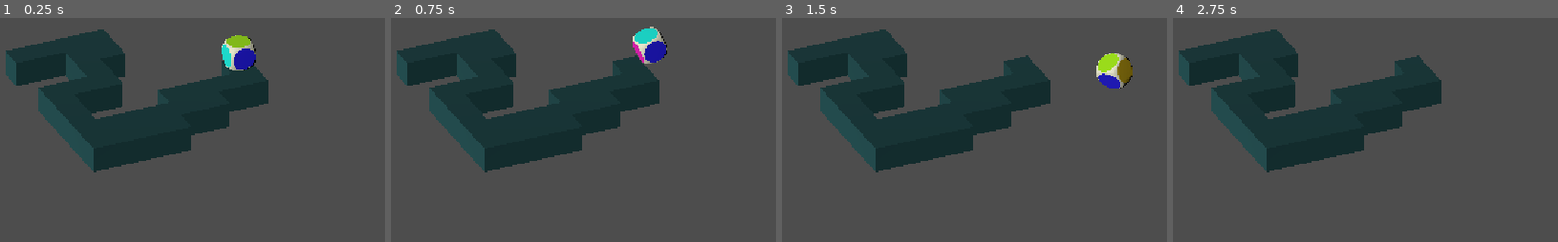
Above: before the commit, frames 1-4 (left to right).
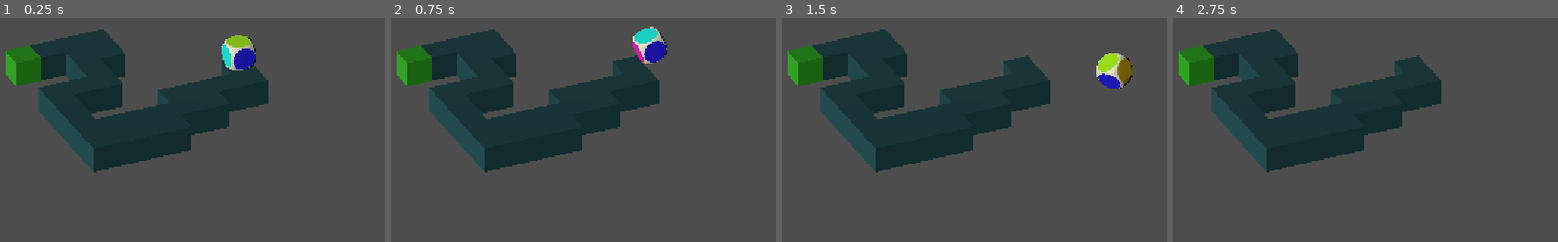
Above: after the commit, the same moments.

Repository: PierreLepercq/Throw_the_dice
Game: Godot game, scene res://Levels/level_2.tscn
The game is run twice, just before and just after one commit, with the same random seed, the same clock (stepped at 60 frames per second) and the same inputs. This scene is started directly instead of the project's main scene.
Inputs:
- Up to frame 1 (0.25 s): no input
- Up to frame 2 (0.75 s): tap Enter (ui_accept) at 0.5 s; hold Right (ui_right) from 0.53 s (still down)
- Up to frame 3 (1.5 s): tap Enter (ui_accept) at 0.77 s; release Right (ui_right) at 1.28 s; hold Down (ui_down) from 1.28 s (still down)
- Up to frame 4 (2.75 s): tap Enter (ui_accept) at 1.52 s; release Down (ui_down) at 2.03 s; hold Right (ui_right) from 2.03 s (still down)

The runs differ from the first frame. In frame 1, 1.4% of the frame differs, in the area x 1-11%, y 12-31%; in frame 2, 1.4%; in frame 3, 1.4%; in frame 4, 1.4%.

Commit message:
ajout tuile de fin lvl2

Diff:
--- a/Levels/level_2.tscn
+++ b/Levels/level_2.tscn
@@ -54,7 +54,7 @@
 mesh_library = ExtResource("5_rp5ft")
 cell_size = Vector3(1, 1, 1)
 data = {
-"cells": PackedInt32Array(0, 0, 3, 65535, 1, 3, 65534, 1, 3, …(221 unchanged characters)… 65529, 3, 3, 65532, 3, 3, 65529, 65532, 3, 65531, 65532, 3, 65530, 65535, 3, 65531, 65535, 3, 65532, 65532, 3, 65532, 65533, 3)
+"cells": PackedInt32Array(0, 0, 3, 65535, 1, 3, 65534, 1, 3, …(221 unchanged characters)… 65529, 3, 3, 65532, 3, 3, 65529, 65532, 2, 65531, 65532, 3, 65530, 65535, 3, 65531, 65535, 3, 65532, 65532, 3, 65532, 65533, 3)
 }
 
 [node name="Node" type="Node" parent="." unique_id=2053323594 node_paths=PackedStringArray("grid", "start", "goal")]
